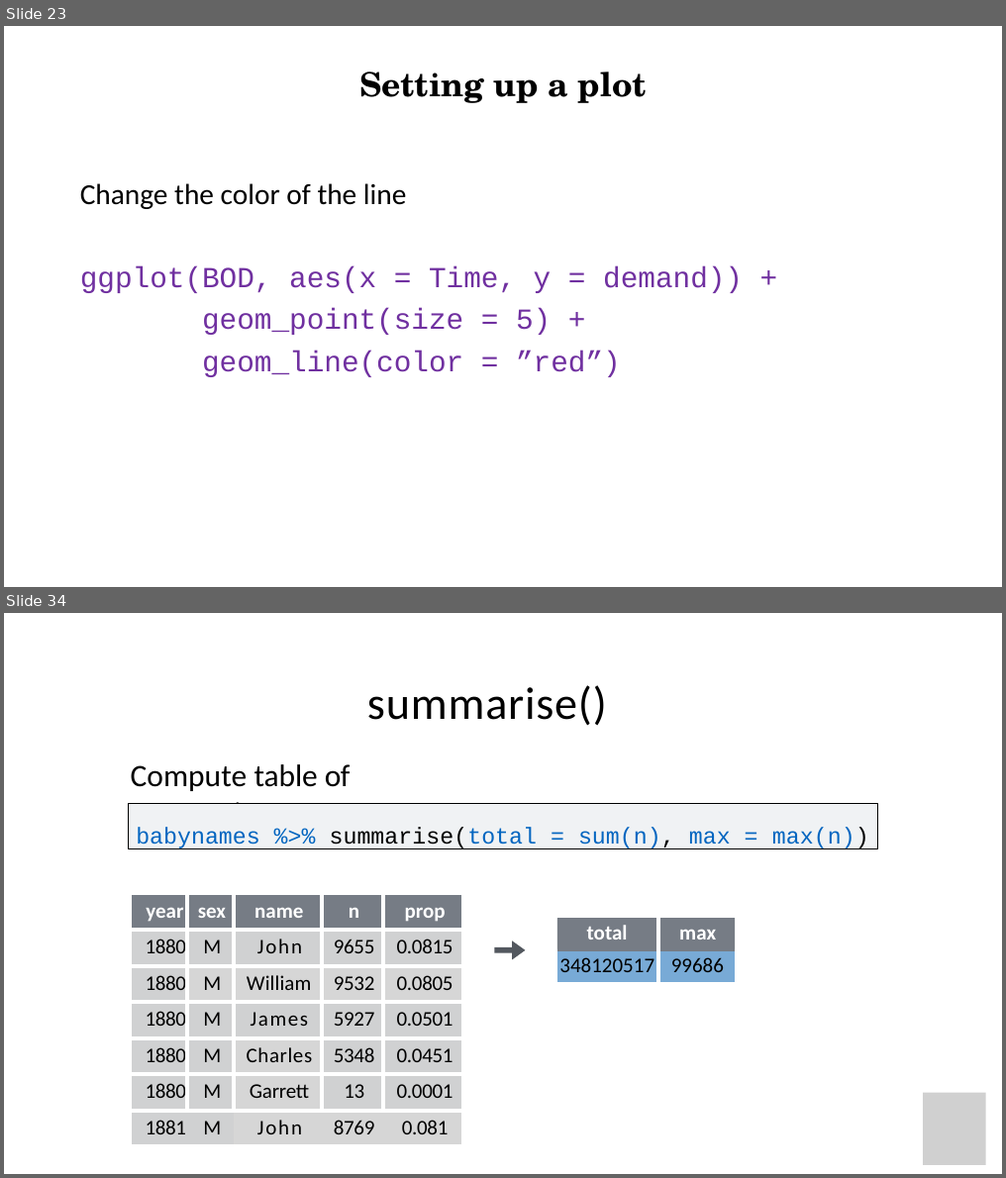
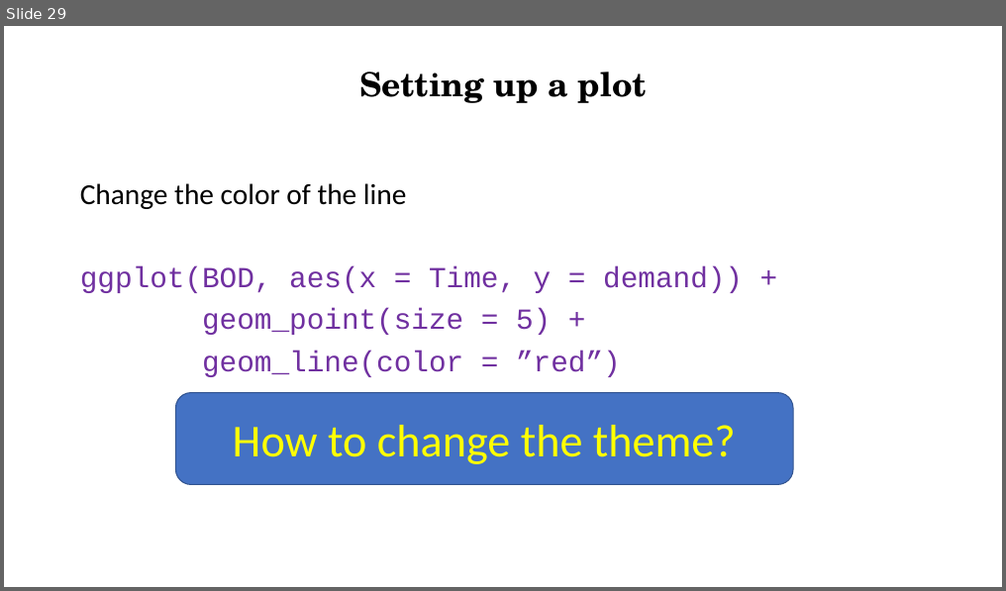
Before and after one commit to Ahmedbargheet/R-for-beginners_UiT, a slide deck: R_workshop_4.ppt. Shown one above the other, each under a label of ours: slides 23 and 34 before the commit, slide 29 after it; the slides between them are not shown. The pictures are 1006x1178 and 1006x591 pixels, drawn with LibreOffice and Linux fonts; fonts in the diff are those of the drawing; grey boxes stand for pictures. Boxes give left, top, right and bottom in pixels: in the first picture for what was removed or moved away, otherwise in the second. Text is boxed around its words. In the diff, an @@ line names an element or a change of style, - is before the commit and + after.

```diff
--- a/R_workshop_4.ppt
+++ b/R_workshop_4.ppt
@@ slide 34 removed at [4,613,1002,1174], background #FFFFFF @@
@@ title removed at [367,685,607,726] @@
-summarise()
@@ text removed at [131,764,350,832] @@
-Compute table of summaries.
@@ rectangle removed at [129,803,877,849] @@
-babynames %>% summarise(total = sum(n), max = max(n))
@@ table removed at [130,894,463,1147], 7 rows, 5 columns @@
-year | sex | name | n | prop
-1880 | M | John | 9655 | 0.0815
-1880 | M | William | 9532 | 0.0805
-1880 | M | James | 5927 | 0.0501
-1880 | M | Charles | 5348 | 0.0451
-1880 | M | Garrett | 13 | 0.0001
-1881 | M | John | 8769 | 0.081
@@ freeform shape removed at [557,919,656,950] @@
@@ table removed at [557,919,736,983], 2 rows, 2 columns @@
-total | max
-348120517 | 99686
@@ freeform shape removed at [659,919,735,950] @@
@@ freeform shape removed at [494,941,525,959] @@
@@ picture removed at [924,1093,986,1165] @@
@@ what was slide 23 is now slide 29 @@
@@ slide 29 changed as well @@
@@ rounded rectangle added at [175,393,793,485], fill #4472C4, outline #325491 1 pt, 44 pt, text #FFFF00 @@
+How to change the theme?
```
Also in this commit, not shown: 4 other slides changed, 13 slides added, 58 other slides removed.
